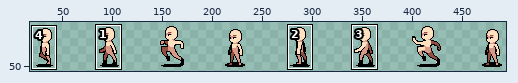
Sprite sheet: public/assets/Characters/Human/Inworld/Move/South/sheet.png. The first picture is a wide view before the edit; the outline marks the close-up.
Close-up. Before the commit:
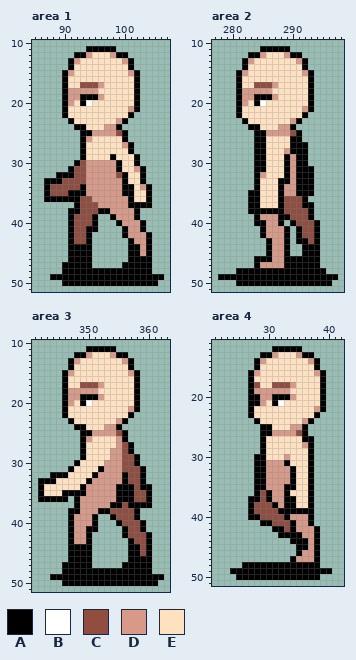
The file is 512x64 pixels. Shown: area 1: x 85..107, y 10..51; area 2: x 277..298, y 10..51; area 3: x 341..363, y 10..51; area 4: x 21..42, y 11..51. The wide view leaves out empty margins. The commit also changed other parts of the picture, which this record leaves out.
Palette (. is transparent): A #000000  B #ffffff  C #914d40  D #d89988  E #ffe1bf
Pixels before, area 1, first column x 87:
11 .......AAAAA........
12 .....AADEEEDAA......
13 ....ADEEEEEEEDA.....
14 ....AEEEEEEEEEA.....
15 ...ADEEEEEEEEEDA....
16 ...AEEEEEEEEEEEA....
17 ...AEECCCDEEEEEA....
18 ...ADDDDDEEEEEEA....
19 ...ADDAAADEEEEEA....
20 ...ADEABEEEEEEEA....
21 ...AEEEEEEEEEEDA....
22 ...AEEEEEEEEEEA.....
23 ....AEEEEEEEDA......
24 .....AAEEEDDA.......
25 ......AADDDDCA......
26 ......ADEEEEEA......
27 ......AEEEEEEDA.....
28 ......AEEEEEEEA.....
29 ......AEEEEAEEEA....
30 .....ACDDDDDAEEA....
31 ....ACCDDDDDAEEDA...
32 ..AAACCDDDDDCAEEA...
33 AAACCCCDDDDDDAEEA...
34 ACCCCCADDDDDDAAEDA..
35 ACCCAAADDDDDDAAEEA..
36 AAAAAACCDDDDDDAEEA..
37 .....ACCCDDDDDAAAA..
38 ....AACCCAADDDDA....
39 ....ACCCA..ADDDA....
40 ....ACCCA...ADDDA...
41 ....ACCAA....ADDA...
42 ....ACCA.....ADDDA..
43 ....ACCA......ADDA..
44 ....AAAA......AADA..
45 ....AAAA......AADA..
46 ....AAAA......AAAA..
47 ...AAAAA.....AAAAA..
48 ...AAAAAAAAAAAAAAA..
49 .AAAAAAAAAAAAAAAAAAA
50 ...AAAAAAAAAAAAAAAA.
Pixels before, area 2, first column x 278:
11 .......AAAAA........
12 .....AADEEEDAA......
13 ....ADEEEEEEEDA.....
14 ....AEEEEEEEEEA.....
15 ...ADEEEEEEEEEDA....
16 ...AEEEEEEEEEEEA....
17 ...AEECCCDEEEEEA....
18 ...ADDDDDEEEEEEA....
19 ...ADDAAADEEEEEA....
20 ...ADEABEEEEEEEA....
21 ...AEEEEEEEEEEDA....
22 ...AEEEEEEEEEEA.....
23 ....AEEEEEEEDA......
24 .....AAEEEDDA.......
25 ......AADDDDCA......
26 ......AAEEEEAA......
27 ......AAEEEEAAA.....
28 ......AAEEEDAAA.....
29 ......AAEEEADAA.....
30 ......AAEEEADAA.....
31 ......AAEEEADAAA....
32 ......ADEEEADAAA....
33 ......AEEEAADAAA....
34 ......AEEEADDAAA....
35 .....AAEEEADDAAA....
36 .....AAEEEACCCA.....
37 .....AAEEEACCCAA....
38 .....AAAAAACCCCA....
39 ......ADDDAACCCA....
40 ......AADDA.ACCCA...
41 .......ADDDA.ACCA...
42 .......ADDDA.ACCA...
43 ........ADDA.AACA...
44 ........ADDA..AAA...
45 ........ADDA..AAA...
46 ......AAADDAAAAAA...
47 ......ADDDDAAAAAA...
48 ...AAAAAAAAAAAAAAA..
49 AAAAAAAAAAAAAAAAAAAA
50 ...AAAAAAAAAAAAAAAA.
Pixels before, area 3, first column x 342:
11 ........AAAAA........
12 ......AADEEEDAA......
13 .....ADEEEEEEEDA.....
14 .....AEEEEEEEEEA.....
15 ....ADEEEEEEEEEDA....
16 ....AEEEEEEEEEEEA....
17 ....AEECCCDEEEEEA....
18 ....ADDDDDEEEEEEA....
19 ....ADDAAADEEEEEA....
20 ....ADEABEEEEEEEA....
21 ....AEEEEEEEEEEDA....
22 ....AEEEEEEEEEEA.....
23 .....AEEEEEEEDA......
24 ......AAEEEDDA.......
25 .......AADDDDCA......
26 .......ADEEEEDA......
27 .......AEEEEEDCA.....
28 .......AEEEEDDCA.....
29 .......AEEEEDDCCA....
30 ......AEEEEDDDCCA....
31 .....AEEEEADDDCCCA...
32 ..AAAEEEEADDDDACCA...
33 AAAEEEEEADDDDDACCA...
34 AEEEEEEADDDDDAAACAA..
35 AEEEAAAADDDDDAAACCA..
36 AAAAA.ADDDDDDAAACCA..
37 ......ADDDDDAACAAAA..
38 .....AADDDAACCCCA....
39 .....ADDDA..ACCCA....
40 .....ADDDA...ACCCA...
41 .....ADDAA....ACCA...
42 .....ADDA.....ACCCA..
43 .....ADDA......ACCA..
44 .....AAAA......AACA..
45 .....AAAA......AACA..
46 .....AAAA......AAAA..
47 ....AAAAA.....AAAAA..
48 ....AAAAAAAAAAAAAAA..
49 ..AAAAAAAAAAAAAAAAAAA
50 ....AAAAAAAAAAAAAAAA.
Pixels before, area 4, first column x 24:
12 .......AAAAA.....
13 .....AADEEEDAA...
14 ....ADEEEEEEEDA..
15 ....AEEEEEEEEEA..
16 ...ADEEEEEEEEEDA.
17 ...AEEEEEEEEEEEA.
18 ...ACEECCCDEEEEA.
19 ...ADDDDDDEEEEEA.
20 ...AADDAAADEEEEA.
21 ...AADEABEEEEEEA.
22 ...AEEEEEEEEEEDA.
23 ...AEEEEEEEEEEA..
24 ....AEEEEEEEDA...
25 .....AAEEEDDA....
26 .....AADDDDCA....
27 .....AEEEEEEAA...
28 .....AEEEEEEDA...
29 .....AEEEEEEEA...
30 ....AAEEEDEEEA...
31 ....AADDDAEEEA...
32 ....AADDDDAEEA...
33 ....AADDDDAEEA...
34 ....AADDDDAEEA...
35 ....AADDDAAEEA...
36 ....ACADDAEEEA...
37 ...AACADDAAEEA...
38 ...ACCCADAAEEA...
39 ...ACCCCAAAAAA...
40 ...AACCCCADDDA...
41 .....AACCCADDA...
42 .......AACADDDA..
43 ........AAAADDA..
44 ..........AAADA..
45 ...........AADA..
46 ...........ADDA..
47 ..........ADDDA..
48 ..AAAAAAAAAAAAA..
49 AAAAAAAAAAAAAAAAA
50 .AAAAAAAAAAAAAA..
After:
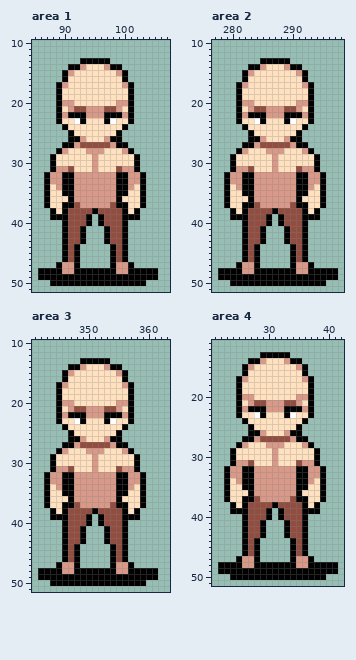
Change:
Changed rows in their new state; - is an unchanged pixel.
Area 1:
first column x 86:
11 --------.....--------
12 ------.........------
13 -----..AAAAA....-----
14 ------AD---DAA..-----
15 -------------DA..----
16 --------------A..----
17 ---AD--EEEE---DA.----
18 ---AEEEEEE-----A.----
19 ---AEEEEEEE----A.----
20 ---AD--EE----DDA.----
21 ---AEDCCDDDCCD-A.----
22 ---ADAAADDDAAAD------
23 ---AEEBA---ABEEA-----
24 ----AEEE---EEEA------
25 -----AEEEEEEEA.------
26 -----AADE--DAA.------
27 ----AADCCCCCDAA.-----
28 ---ADEEEDDD---D------
29 --AEEEEE-D--E--------
30 --AEEEEEE-EEEE-------
31 --ADDCEEE-EEECDDA.---
32 -ADD--DD-----A-DD----
33 --DDAADD-----A-DD----
34 --EDAADD-----A-D-A.--
35 --EEA-DD-----A-E-A.--
36 --EEE-DDD----AEE-A.--
37 -AEEAACDDD--CAAEE-.--
38 --AEACC--ACCCCAE-----
39 --AAAC--A.ACCCAA-----
40 ----AC--A.ACCCA...---
41 ----AC-A..-ACC-...---
42 ----AC-A.--ACC-....--
43 ----AC-A.--ACCA....--
44 ----AC-..---ACA....--
45 ----AC-..---ACA....--
46 ----AC-..---ACA....--
47 ---ADD-..---ADD-...--
48 AAAADD-------DD----A-
49 AA------------------.
50 --AA--------------..-
Area 2:
first column x 278:
11 -------.....--------
12 -----.........------
13 ----...AAAAA...-----
14 ----.AAD---DAA.-----
15 ---.AD-------DA.----
16 ---.A---------A.----
17 ----D-EEEE----D-----
18 ----EEEEE-----------
19 ----EEEEEE----------
20 -----DEE-----DD-----
21 -----DCCDDDCCDE-----
22 ----DAAADDDAAADA----
23 ---AE-BA---ABEEA----
24 ----AEE---EEEEA-----
25 -----AEEEEEEE-------
26 -----A-D---D--------
27 ----AADCCCCCD-------
28 ---ADEEEDDDEEEDA----
29 --AEEEEE-D-EEEEEA---
30 --AEEEEE-D-EEEEEA---
31 --ADDCEE-D-EECDDA---
32 -ADDAAD-DDDD---DDA--
33 -ADDAADDDDDD---DDA--
34 -AEDAADDDDD----DEA--
35 -AEEA-DDDDD----EEA--
36 -AEEE-DDDDDDDAEEEA--
37 -AEEA-CDDDDD-A-EEA--
38 --AEACCCC-C---AEA---
39 --AAACCCA.-C--A-A---
40 ----ACCCA.-CC-A..---
41 ----ACC-...-CCA..---
42 ----ACC-...-CCA..---
43 ----ACCA...-CC-..---
44 ----ACA-....AC-..---
45 ----ACA-....AC-..---
46 ----AC-.....-C-..---
47 ---ADD-.....-DD-.---
48 AAA-DD-------DD---AA
50 --A---------------.-
Area 3:
first column x 342:
11 --------.....--------
12 ------.........------
13 -----..AAAAA....-----
14 ------AD---DAA..-----
15 -------------DA..----
16 --------------A..----
17 ---AD--EEEE---DA.----
18 ---AEEEEEE-----A.----
19 ---AEEEEEEE----A.----
20 ---AD--EE----DDA.----
21 ---AEDCCDDDCCD-A.----
22 ---ADAAADDDAAAD------
23 ---AEEBA---ABEEA-----
24 ----AEEE---EEEA------
25 -----AEEEEEEEA.------
26 -----AADE--DAA.------
27 ----AADCCCCCDAA.-----
28 ---ADEEEDDD-EED------
29 --AEEEEE-D--EEEE-----
30 --AEEEE--D-EEEEE-----
31 --ADDC---DEEECDDA.---
32 -ADD-ADDDD---A-DD----
33 .-DDAADDD----A-DD----
34 .A-DAADD-------DE-.--
35 .A----DD-------EEA.--
36 .-EEEAD-------EEEA.--
37 -AEEAAC-----C-AEE-.--
38 --AEACCCCACC--AE-----
39 --AAACCCA.ACC-AA-----
40 ----ACCCA.ACCCA...---
41 ----ACCA..-ACC-...---
42 ----ACCA.--ACC-....--
43 ----ACCA.--ACCA....--
44 ----AC-..---ACA....--
45 ----AC-..---ACA....--
46 ----AC-..---ACA....--
47 ---ADD-..---ADD-...--
48 AAAADD-------DD----A-
49 AA------------------.
50 --AA--------------..-
Area 4:
first column x 22:
12 ---------.....------
13 ---------AAA....----
14 -----A-----DAA...---
15 ----ADE------DA..---
16 ----AEE-------A...--
17 ---ADE--------DA..--
18 ---AEEE--EEEE--A..--
19 ---AEEEEEEEE---A..--
20 ---ADDEEEEEEEDDA..--
21 ---AEDCCDDDCCD-A..--
22 ---AD-AADDDAAADA..--
23 ---AEEBA---AB--A.---
24 ----AEE-------A.----
25 -----AEEE---EA.-----
26 -----AADEEE-AA.-----
27 ----AADCCCCCDA-.----
28 ---ADEEEDDD---------
29 --AEEEEE-D-----EA---
30 --AEEEEE-D-E---EA---
31 --ADDCEEE-EE-CDDA---
32 -ADDAADD----DAADDA--
33 -ADDAADD----DAADDA--
34 -AEDAADD----DAADEA--
35 -AEEAADD---DDAAEEA--
36 -AEEEADDD--DDA-EEA--
37 -AEEA-CDD--DCAAEEA--
38 --AEAC----CCCCAEA---
39 --AAAC--A.-CCC--A---
40 ----ACC-A.ACCCA.----
41 ----ACC-...ACCA.----
42 ----ACCA-..ACCA..---
43 ----ACCA--.-CCA..---
44 ----ACA------C-..---
45 ----ACA-----AC-..---
46 ----ACA-----ACA..---
47 ---ADDA--------A.---
48 AAAADD-------DD--AAA
49 AA-----------------A
50 --A--------------A--
